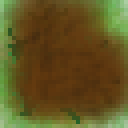
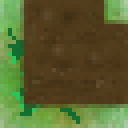
Layered file, before and after one edit (w=128, h=128). Changes by layer:
added layer "thicc" above "grass0.png" over [8, 0, 128, 116]
painted on "grass0.png" over [0, 0, 128, 128]
